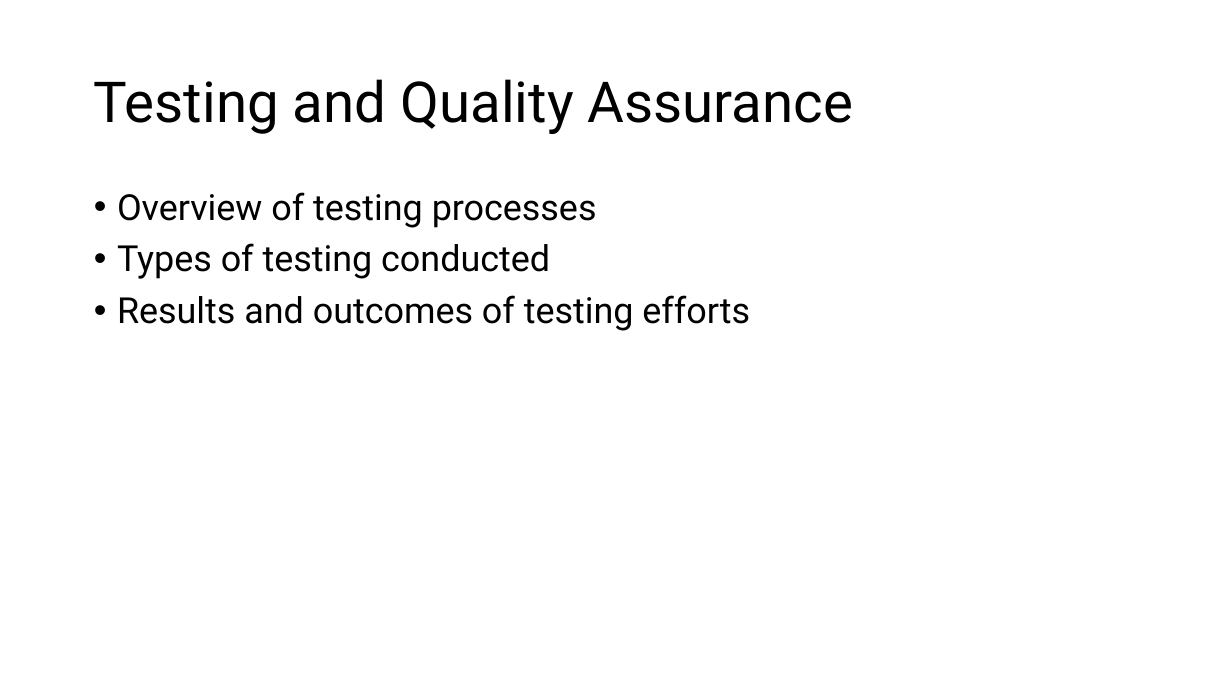
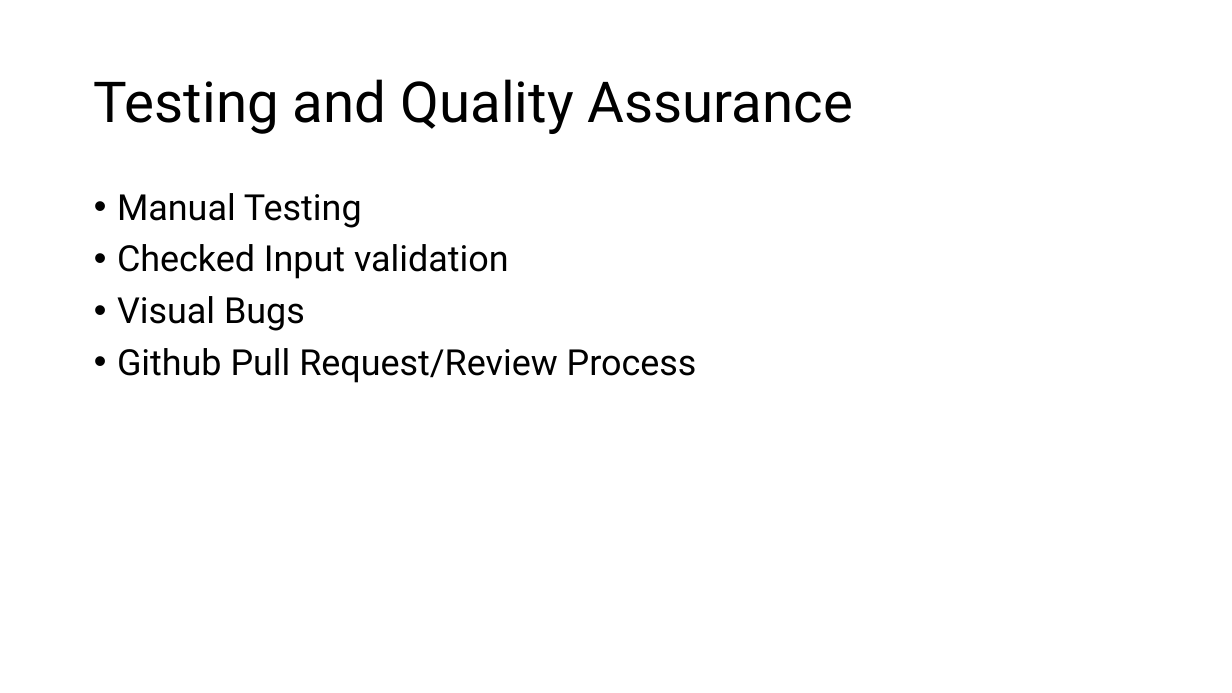
Before and after one commit to WakeTechBrandon/Bombastic-Bookstore, a slide deck: slide 8 of ProjectPresentation.pptx. Drawn at 1232x693 pixels with LibreOffice and Linux fonts; fonts in the diff are those of the drawing. Boxes give left, top, right and bottom in pixels: in the first picture for what was removed or moved away, otherwise in the second. Text is boxed around its words. In the diff, an @@ line names an element or a change of style, - is before the commit and + after.

```diff
--- a/ProjectPresentation.pptx
+++ b/ProjectPresentation.pptx
@@ text at (x1=117, y1=193, x2=697, y2=383): text changed @@
-• Overview of testing processes
-• Types of testing conducted
-• Results and outcomes of testing efforts
+• Manual Testing
+• Checked Input validation
+• Visual Bugs
+• Github Pull Request/Review Process
```
Also in this commit, not shown: 3 other slides changed, 3 slides added, 3 slides removed, 1 other file.
